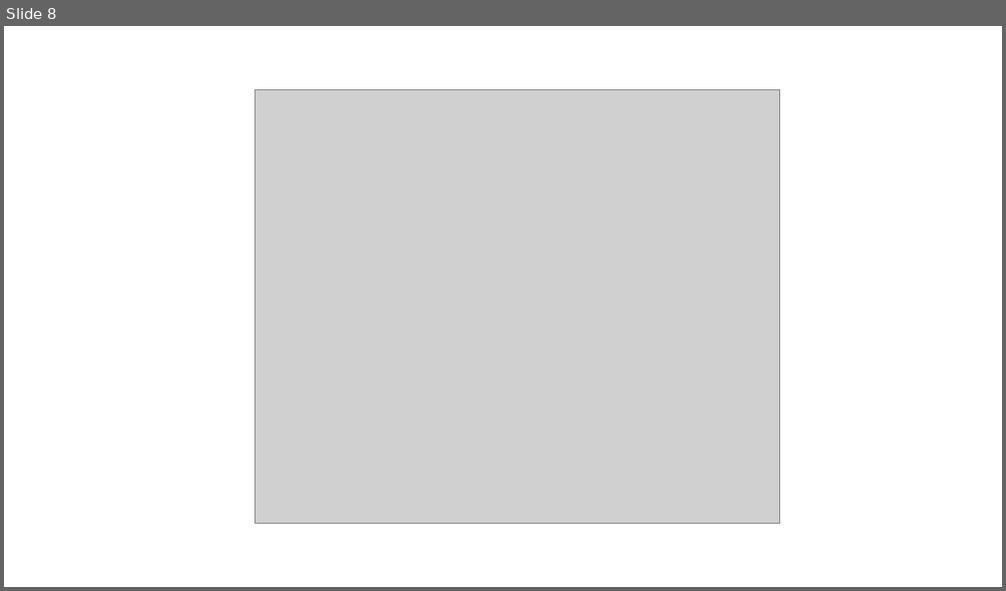
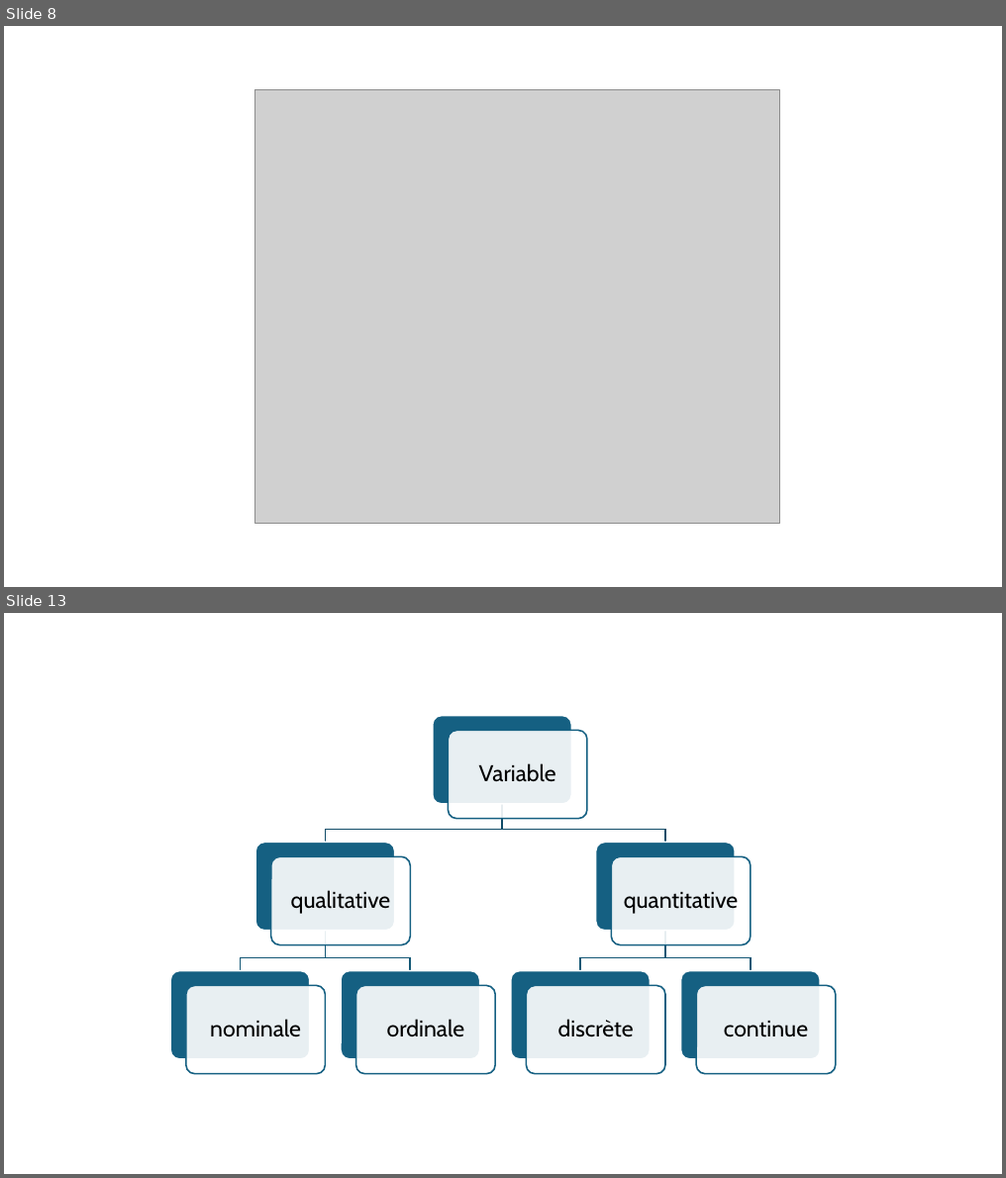
Before and after one commit to FannyOllivier/L1-methodoCM, a slide deck: figures.pptx. Shown one above the other, each under a label of ours: slide 8 before the commit, slides 8 and 13 after it; the slides between them are not shown. The pictures are 1006x591 and 1006x1178 pixels, drawn with LibreOffice and Linux fonts; fonts in the diff are those of the drawing; grey boxes stand for pictures. Boxes give left, top, right and bottom in pixels: in the first picture for what was removed or moved away, otherwise in the second. Text is boxed around its words. In the diff, an @@ line names an element or a change of style, - is before the commit and + after.

```diff
--- a/figures.pptx
+++ b/figures.pptx
@@ slide 13 added at bbox=[4, 613, 1002, 1174], background #FFFFFF @@
@@ group added at bbox=[170, 716, 836, 1074]: 14 rounded rectangles, 7 texts, 6 freeform shapes @@
+Variable
+qualitative
+nominale
+ordinale
+quantitative
+discrète
+continue
```
Also in this commit, not shown: 4 other slides added, 2 slides removed, 14 other files.
